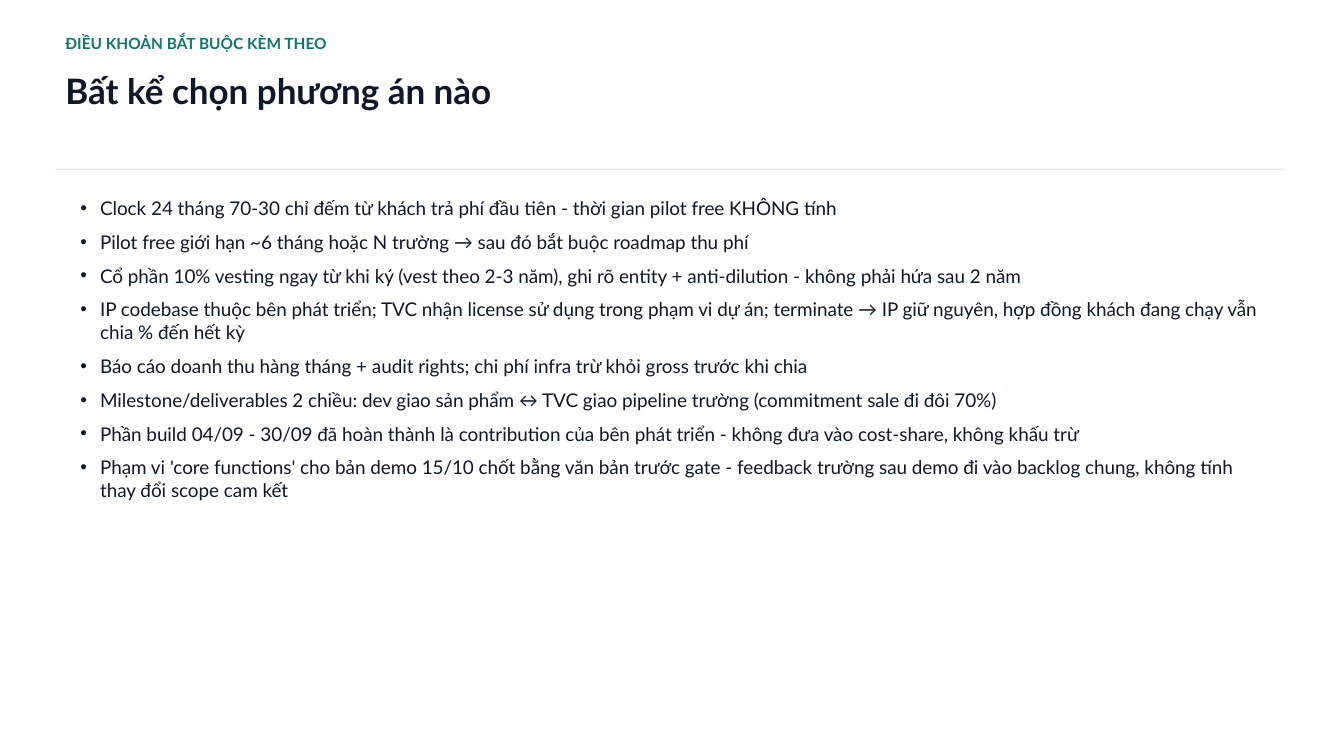
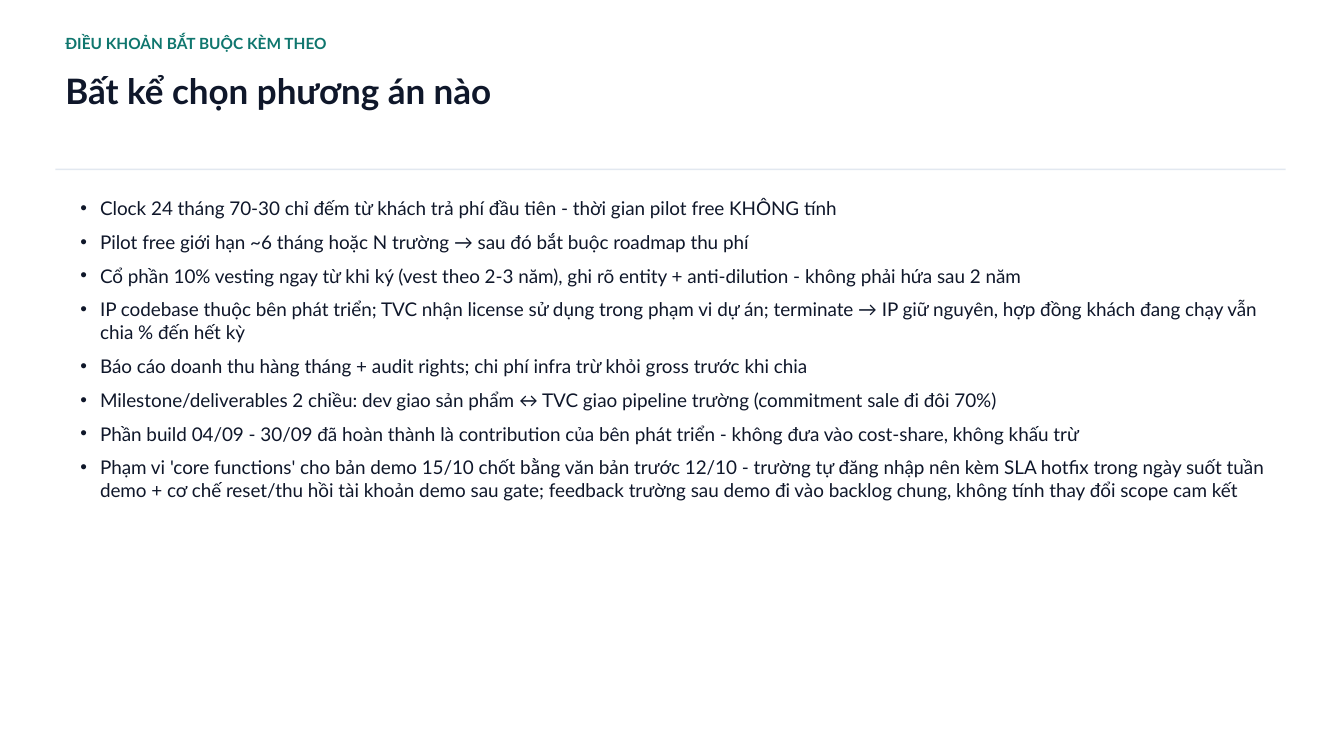
Before and after one commit to saintzzz/so-chu-nhiem-so, a slide deck: slide 9 of docs/handover/PROPOSAL-chi-phi-dev-4thang.pptx. Drawn at 1344x756 pixels with LibreOffice and Linux fonts; fonts in the diff are those of the drawing. Boxes give left, top, right and bottom in pixels: in the first picture for what was removed or moved away, otherwise in the second. Text is boxed around its words. In the diff, an @@ line names an element or a change of style, - is before the commit and + after.

```diff
--- a/docs/handover/PROPOSAL-chi-phi-dev-4thang.pptx
+++ b/docs/handover/PROPOSAL-chi-phi-dev-4thang.pptx
@@ text at bbox=[100, 458, 1264, 501]: text changed @@
-• Phạm vi 'core functions' cho bản demo 15/10 chốt bằng văn bản trước gate - feedback trường sau demo đi vào backlog chung, không tính thay đổi scope cam kết
+• Phạm vi 'core functions' cho bản demo 15/10 chốt bằng văn bản trước 12/10 - trường tự đăng nhập nên kèm SLA hotfix trong ngày suốt tuần demo + cơ chế reset/thu hồi tài khoản demo sau gate; feedback trường sau demo đi vào backlog chung, không tính thay đổi scope cam kết
```
Also in this commit, not shown: 3 other slides changed, 1 other file.
